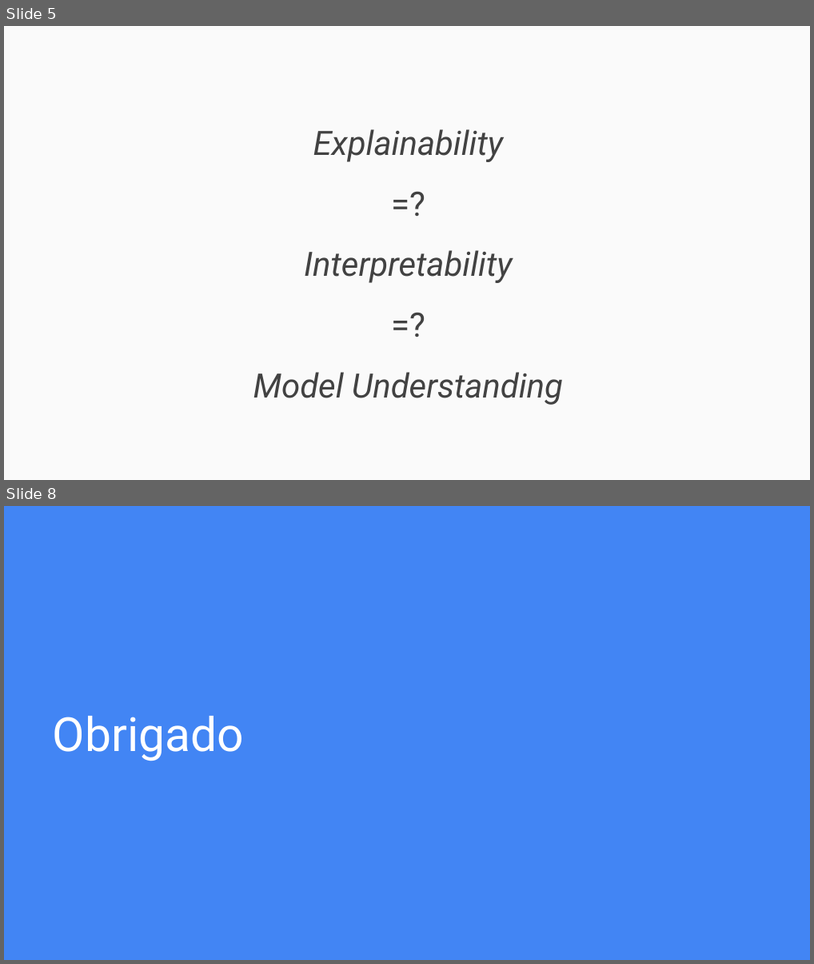
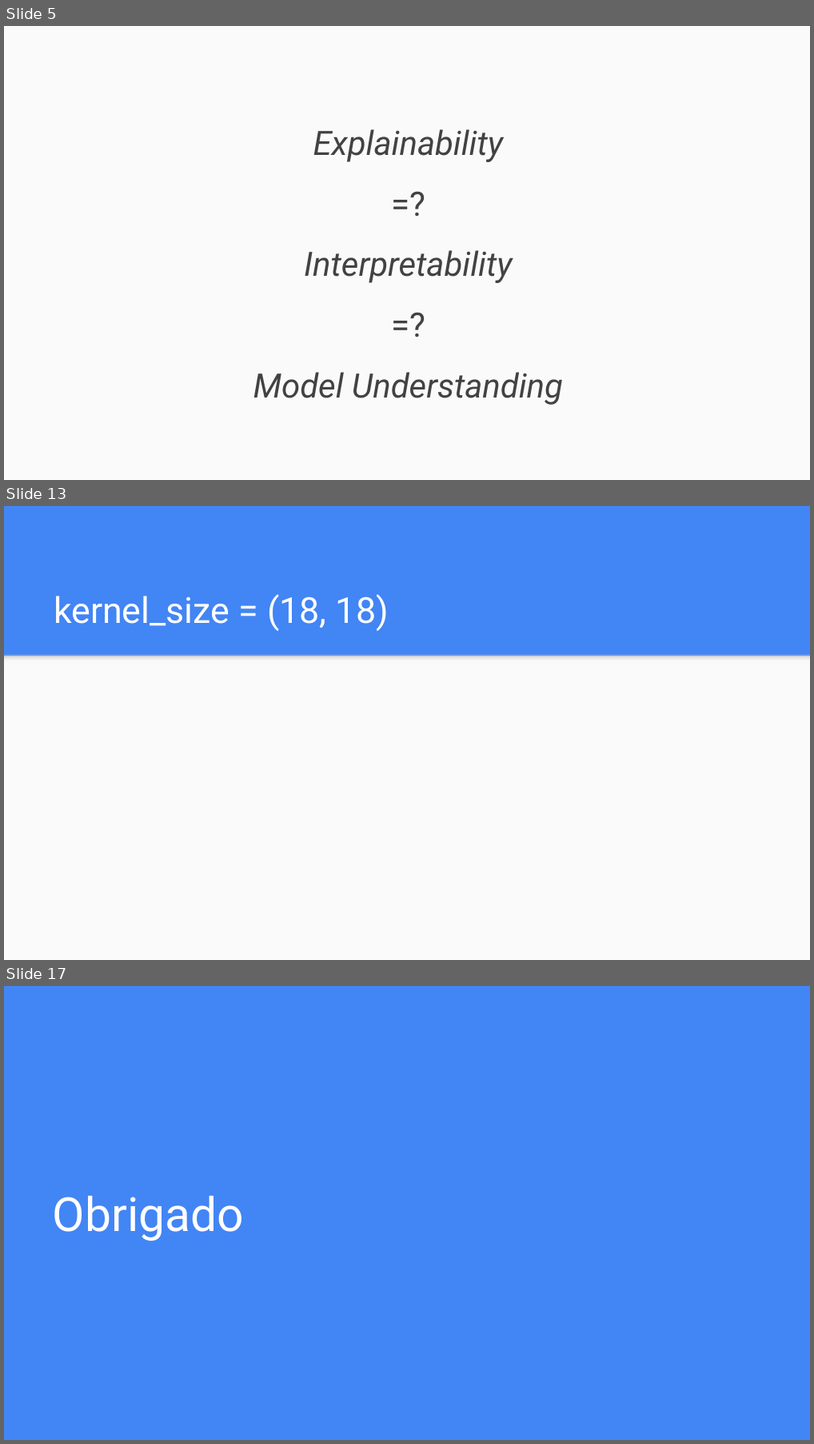
Before and after one commit to danieldasilvacosta/pucrio--vc--trabalhos--2022.2, a slide deck: Trabalho Final - Daniel da Silva Costa/Trabalho Final - Daniel da Silva Costa.pptx. Shown one above the other, each under a label of ours: slides 5 and 8 before the commit, slides 5, 13 and 17 after it; the slides between them are not shown. The pictures are 814x964 and 814x1444 pixels, drawn with LibreOffice and Linux fonts; fonts in the diff are those of the drawing. Boxes give left, top, right and bottom in pixels: in the first picture for what was removed or moved away, otherwise in the second. Text is boxed around its words. In the diff, an @@ line names an element or a change of style, - is before the commit and + after.

Commit message:
Apresentação - bkp; Notebook - rodei com kernel_size (ks) = 4

```diff
--- a/Trabalho Final - Daniel da Silva Costa/Trabalho Final - Daniel da Silva Costa.pptx
+++ b/Trabalho Final - Daniel da Silva Costa/Trabalho Final - Daniel da Silva Costa.pptx
@@ slide 13 added at [4, 506, 810, 960], background #4285F4 @@
@@ title added at [54, 594, 389, 631], 32 pt, text #FFFFFF @@
+kernel_size = (18, 18)
@@ rectangle added at [4, 654, 810, 959], fill #FAFAFA @@
@@ rectangle added at [4, 654, 810, 664], fill gradient #F9F9F9 to #DEDEDE to #999999 @@
@@ what was slide 8 is now slide 17 @@
```
Also in this commit, not shown: 5 slides changed, 8 other slides added, 2 other files.
